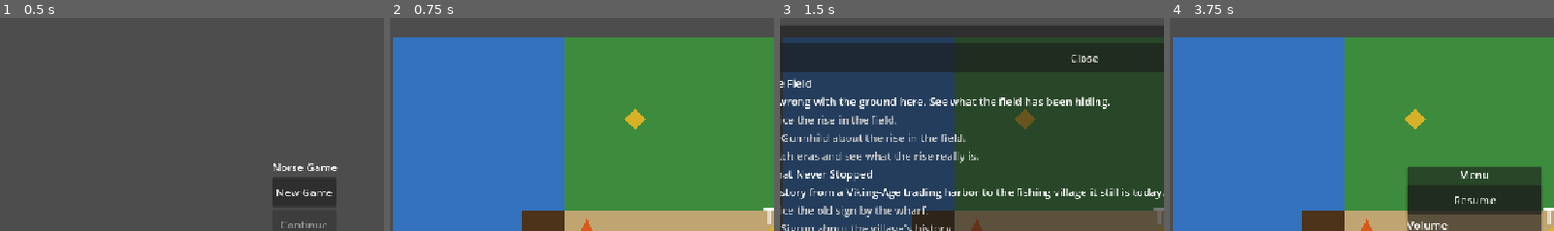
Above: before the commit, frames 1-4 (left to right).
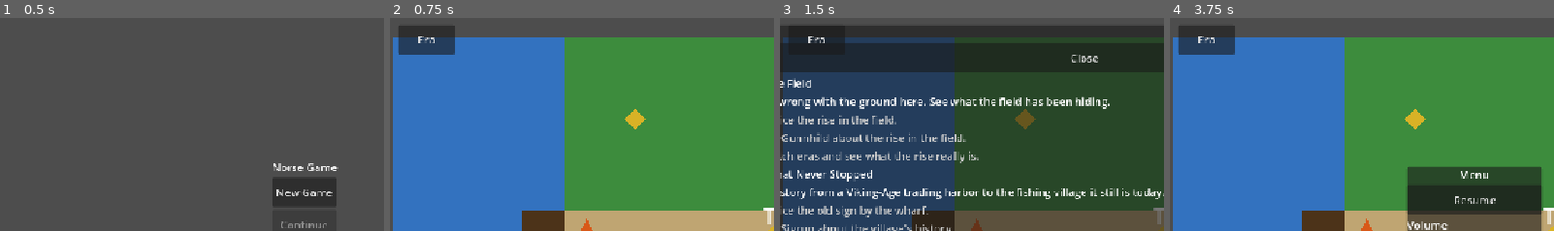
Above: after the commit, the same moments.

Repository: AtlasInMind/norse-game
Game: Godot game, scene res://scenes/main_menu.tscn
Same seed, same stepped clock (60 frames per second), same inputs: the game is played once before the commit and once after it.
Inputs (mouse positions are % of the whole screen's width and height, from its top left):
- Up to frame 1 (0.5 s): no input
- Up to frame 2 (0.75 s): click "New Game" at 0.5 s
- Up to frame 3 (1.5 s): click "Quests" at 1.25 s
- Up to frame 4 (3.75 s): click (15, 5) at 2 s, where only the run after the commit has a clickable "Era"; click "Chronicle" at 2.75 s; click "Menu" at 3.5 s
The pictures show only the part of the screen within x 10-60%, y 0-50%; the shares and areas given below are measured in that part.

Frame 1 is identical in both runs. In frame 2, 2.0% of the frame differs, in the area x 2-17%, y 3-18%; in frame 3, 0.4%; in frame 4, 2.0%.

Commit message:
Add touch/click affordance for era-switching (issue #36)
Era-switching previously only responded to the E key, with no mouse or
touch path at all -- a real gap against the project's own stated "works
for touch and mouse" design goal (PROJECT_VISION.md), found while writing
store copy in issue #34.

Adds a visible "Era" button (top-left, next to the existing "Menu"
button), wired into main_menu.gd's existing show/hide-in-game-UI flow
the same way as the pre-existing Menu/Chronicle/Quests buttons. Verified
via a cold click sequence in an actual browser export -- New Game, then
clicking the button alone (no keyboard input at all) correctly switches
NPCs between Torolv (Viking Age) and Gunnhild/Sigrun/Bjorn (Modern) and
back, with zero console/page errors.

Centralized the era-switch guard (don't switch mid-transition or while
Dialogue/QuestLog/Chronicle is open) into one _request_toggle_era(),
called by both the key handler and the new button. Also added a
PauseMenuUI.is_open() check to that guard -- review found this wasn't
just extra caution: EraTransitionController's CanvasLayer sits above
PauseMenuUI's in draw order, so without the check the new button would
have stayed clickable underneath an open pause menu.

All three existing regression test scripts still pass. Updated
docs/store_copy.md's feature bullet now that touch/click support
actually exists.

Co-Authored-By: Claude Sonnet 5 <noreply@anthropic.com>
Claude-Session: https://claude.ai/code/session_014qgPGoKn3nZmKBvgbYEBQp

Diff:
--- a/game/scripts/era_transition_controller.gd
+++ b/game/scripts/era_transition_controller.gd
@@ -12,6 +12,7 @@
 const FADE_DURATION := 0.125
 
 var _overlay: ColorRect
+var _toggle_button: Button
 var _is_transitioning := false
 
 
@@ -23,12 +24,39 @@
 	_overlay.set_anchors_preset(Control.PRESET_FULL_RECT)
 	add_child(_overlay)
 
+	# Touch/click affordance for the era switch, alongside the existing
+	# E-key shortcut - previously keyboard-only, which meant the game's
+	# central mechanic had no way to be triggered on a touch-only device
+	# at all (found while writing store_copy.md, jf. issue #36). Placed
+	# top-left next to PauseMenuUI's "Menu" button (offset_left 16-120).
+	_toggle_button = Button.new()
+	_toggle_button.text = "Era"
+	_toggle_button.custom_minimum_size = Vector2(0, 44)
+	_toggle_button.set_anchors_preset(Control.PRESET_TOP_LEFT)
+	_toggle_button.offset_left = 136
+	_toggle_button.offset_right = 220
+	_toggle_button.offset_top = 16
+	_toggle_button.offset_bottom = 60
+	_toggle_button.visible = false
+	_toggle_button.pressed.connect(_request_toggle_era)
+	add_child(_toggle_button)
+
 
 func _unhandled_input(event: InputEvent) -> void:
-	if _is_transitioning or DialogueUI.is_open() or QuestLogUI.is_open() or ChronicleUI.is_open():
+	if event is InputEventKey and event.pressed and not event.echo and event.keycode == KEY_E:
+		_request_toggle_era()
+
+
+## Brukes av main_menu.gd, samme mønster som PauseMenuUI/QuestLogUI/
+## ChronicleUI: knappen gir ingen mening før et spill faktisk er i gang.
+func set_toggle_visible(visible_now: bool) -> void:
+	_toggle_button.visible = visible_now
+
+
+func _request_toggle_era() -> void:
+	if _is_transitioning or DialogueUI.is_open() or QuestLogUI.is_open() or ChronicleUI.is_open() or PauseMenuUI.is_open():
 		return
-	if event is InputEventKey and event.pressed and not event.echo and event.keycode == KEY_E:
-		_toggle_era()
+	_toggle_era()
 
 
 func _toggle_era() -> void:
--- a/game/scripts/main_menu.gd
+++ b/game/scripts/main_menu.gd
@@ -16,12 +16,13 @@
 func _ready() -> void:
 	set_anchors_preset(Control.PRESET_FULL_RECT)
 
-	# "Menu"-, "Chronicle"- og "Quests"-knappene gir ingen mening før et spill
-	# er i gang - se _on_new_game_pressed()/_on_continue_pressed() for der de
-	# vises igjen (jf. issue #20/#21).
+	# "Menu"-, "Chronicle"-, "Quests"- og "Era"-knappene gir ingen mening før
+	# et spill er i gang - se _on_new_game_pressed()/_on_continue_pressed()
+	# for der de vises igjen (jf. issue #20/#21/#36).
 	PauseMenuUI.set_toggle_visible(false)
 	ChronicleUI.set_toggle_visible(false)
 	QuestLogUI.set_toggle_visible(false)
+	EraTransitionController.set_toggle_visible(false)
 
 	var menu_center := CenterContainer.new()
 	menu_center.set_anchors_preset(Control.PRESET_FULL_RECT)
@@ -145,6 +146,7 @@
 	PauseMenuUI.set_toggle_visible(true)
 	ChronicleUI.set_toggle_visible(true)
 	QuestLogUI.set_toggle_visible(true)
+	EraTransitionController.set_toggle_visible(true)
 
 
 func _on_settings_pressed() -> void:
Not shown, changed: docs/store_copy.md
